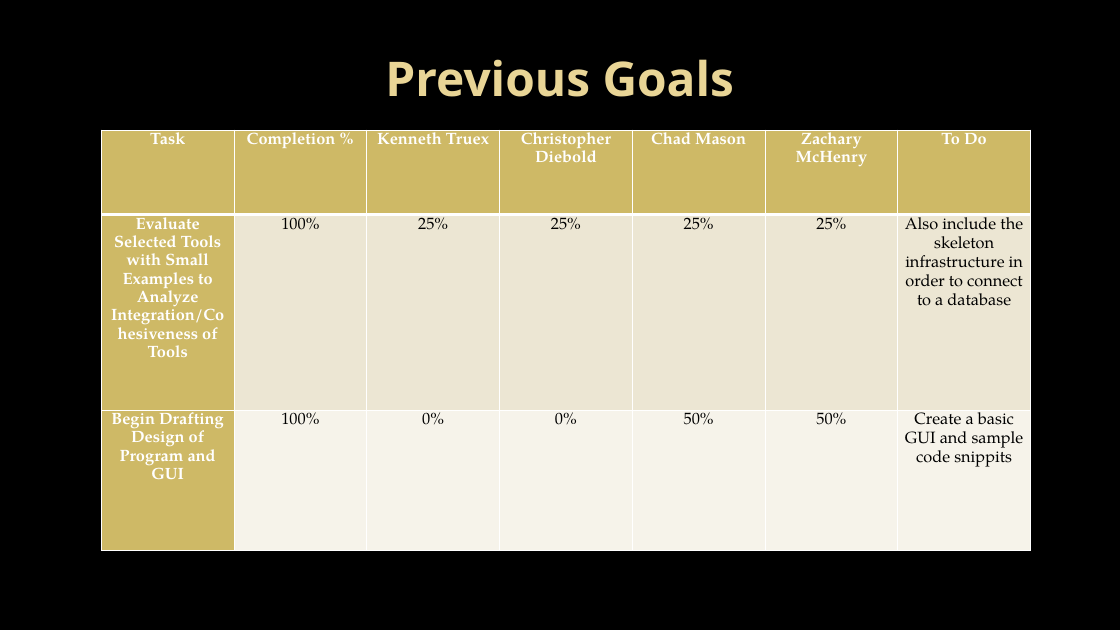
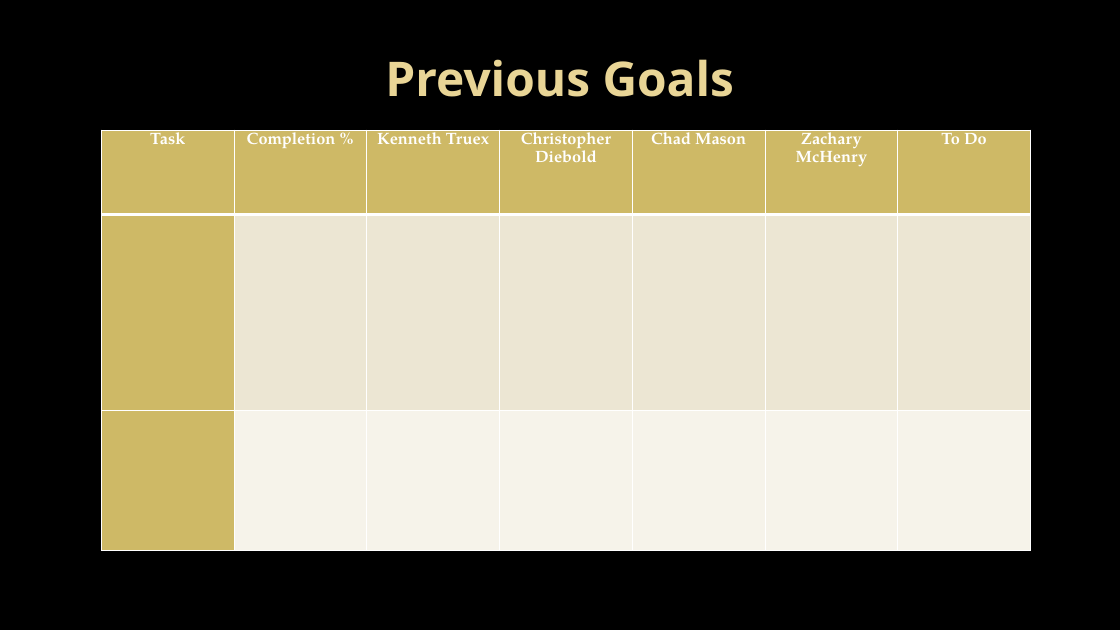
Before and after one commit to Topgun122104/SeniorProj, a slide deck: slide 2 of Documents/Presentations/Milestone 2 presentation.pptx (slide 3 before the commit). Drawn at 1120x630 pixels with LibreOffice and Linux fonts; fonts in the diff are those of the drawing; background and template pictures are left out. Boxes give left, top, right and bottom in pixels: in the first picture for what was removed or moved away, otherwise in the second. Text is boxed around its words. In the diff, an @@ line names an element or a change of style, - is before the commit and + after.

```diff
--- a/Documents/Presentations/Milestone 2 presentation.pptx
+++ b/Documents/Presentations/Milestone 2 presentation.pptx
@@ table at <box>102,130,1031,551</box> @@
-row 2: Evaluate Selected Tools with Small Examples to Analyze Integration/Cohesiveness of Tools | 100% | 25% | 25% | 25% | 25% | Also include the skeleton infrastructure in order to connect to a database
+row 2:  |  |  |  |  |  | 
-row 3: Begin Drafting Design of Program and GUI | 100% | 0% | 0% | 50% | 50% | Create a basic GUI and sample code snippits
+row 3:  |  |  |  |  |  | 
```
Also in this commit, not shown: 8 other slides changed, 3 slides added, 4 slides removed.
